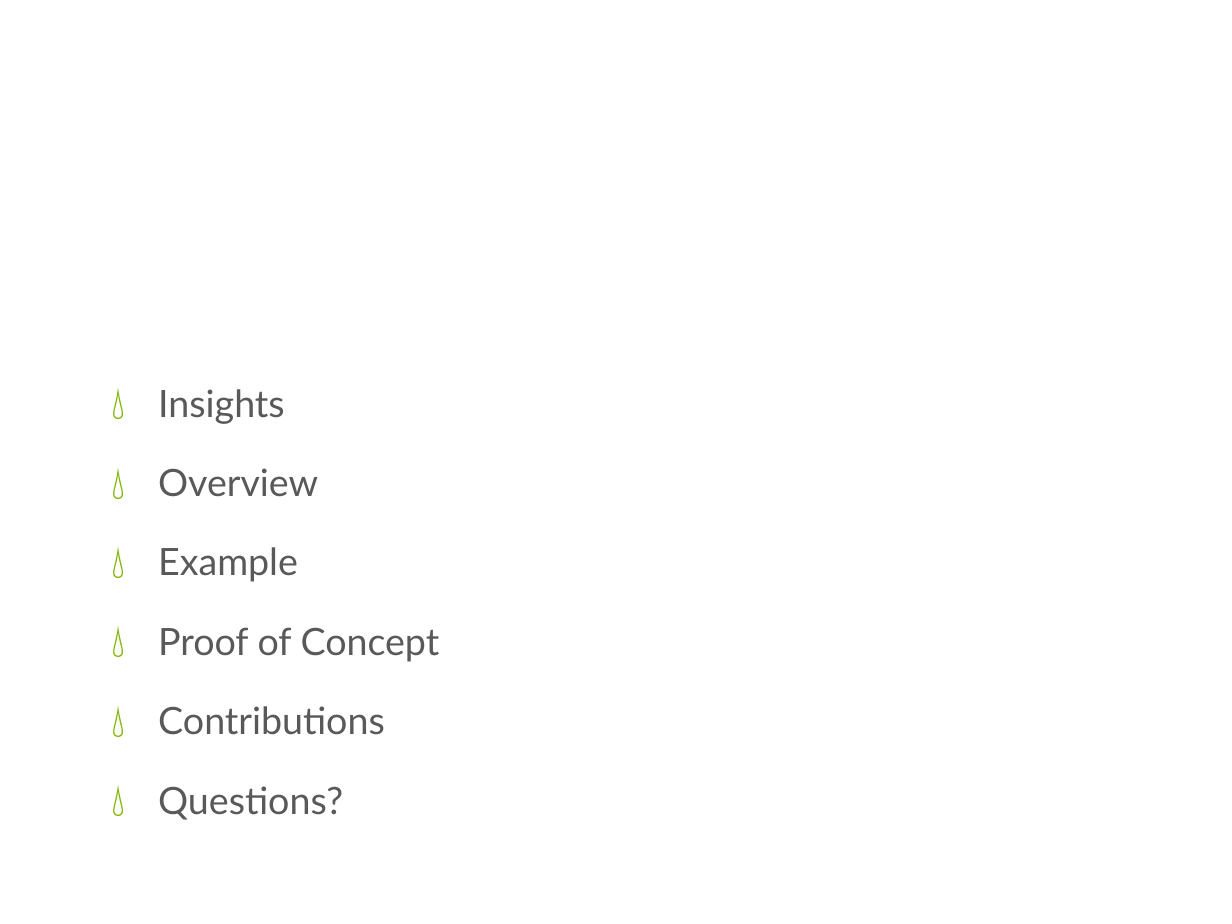
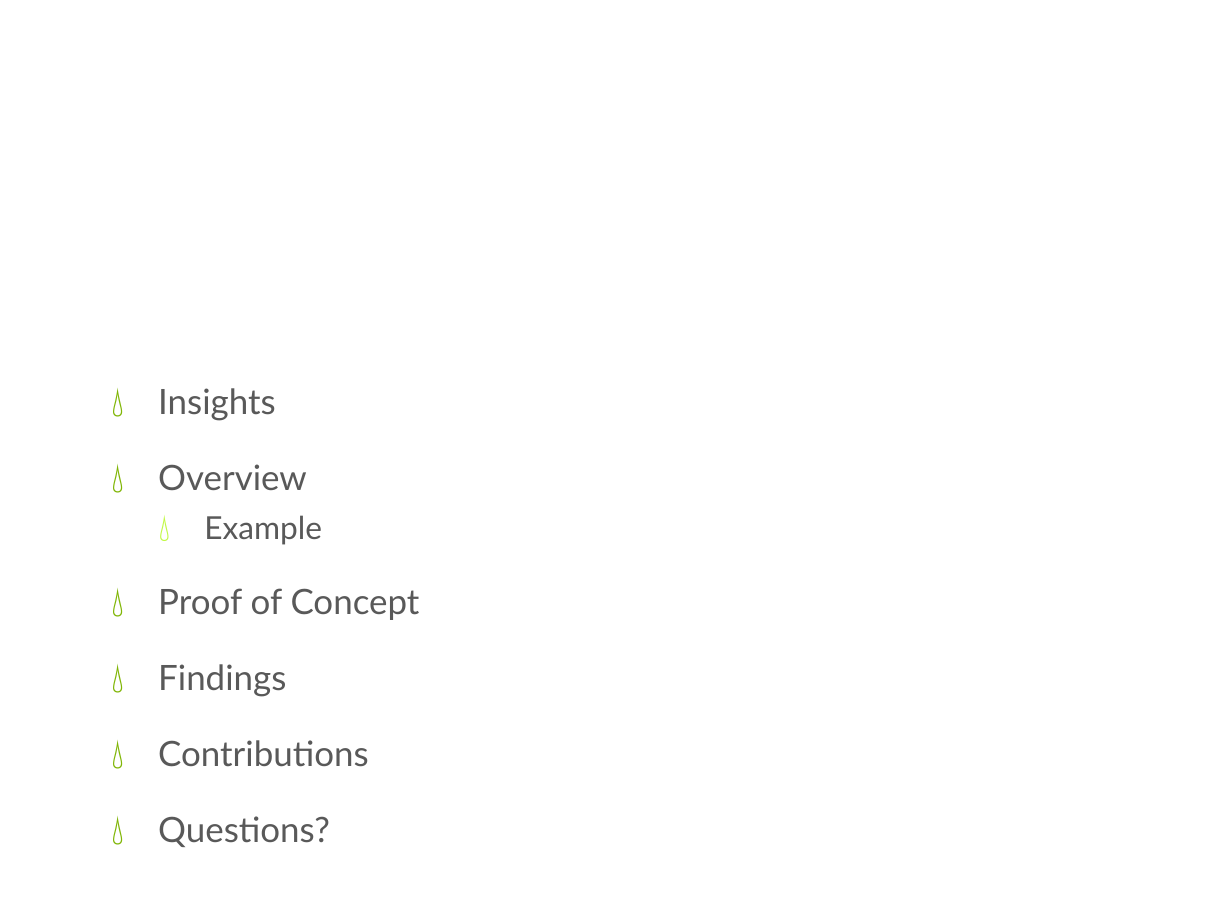
Before and after one commit to xwsxethan/MusicScoring, a slide deck: slide 2 of Documents/Thesis/ThesisDissertation.pptx. Drawn at 1232x924 pixels with LibreOffice and Linux fonts; fonts in the diff are those of the drawing; background and template pictures are left out. Boxes give left, top, right and bottom in pixels: in the first picture for what was removed or moved away, otherwise in the second. Text is boxed around its words. In the diff, an @@ line names an element or a change of style, - is before the commit and + after.

```diff
--- a/Documents/Thesis/ThesisDissertation.pptx
+++ b/Documents/Thesis/ThesisDissertation.pptx
@@ text at box(158, 388, 420, 847): size 22 to 20.4 pt in "Insights", "Overview", "Proof of Concept", "Contributions" and 1 more places; size 22 to 18.5 pt in "Example"; list level 1 to 2 in "Example"; bullet colour #80B606 to #C1F944 @@
@@ text at box(158, 664, 286, 697): paragraph added @@
+💧 Findings
```
Also in this commit, not shown: 5 other slides changed, 11 slides added.
